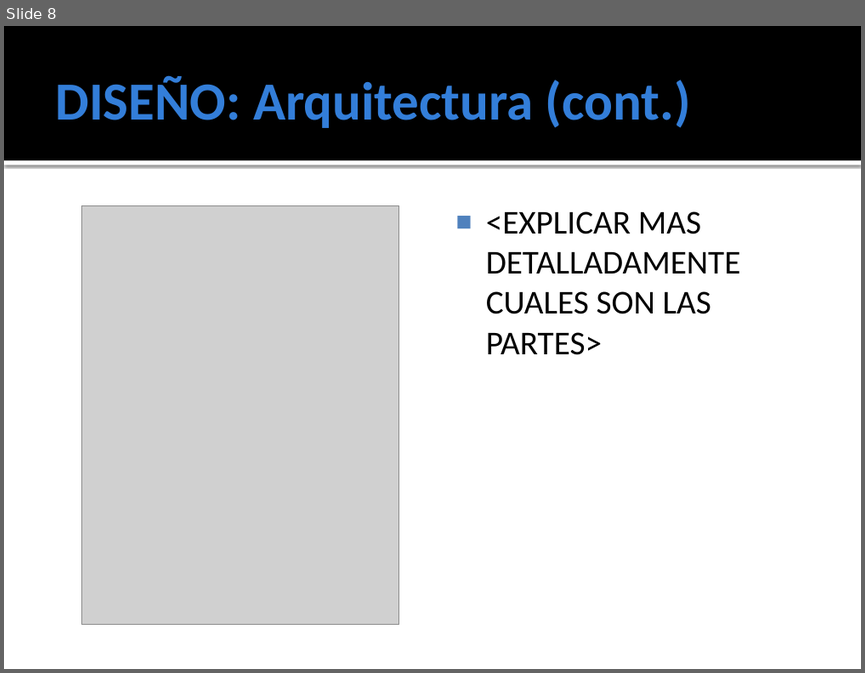
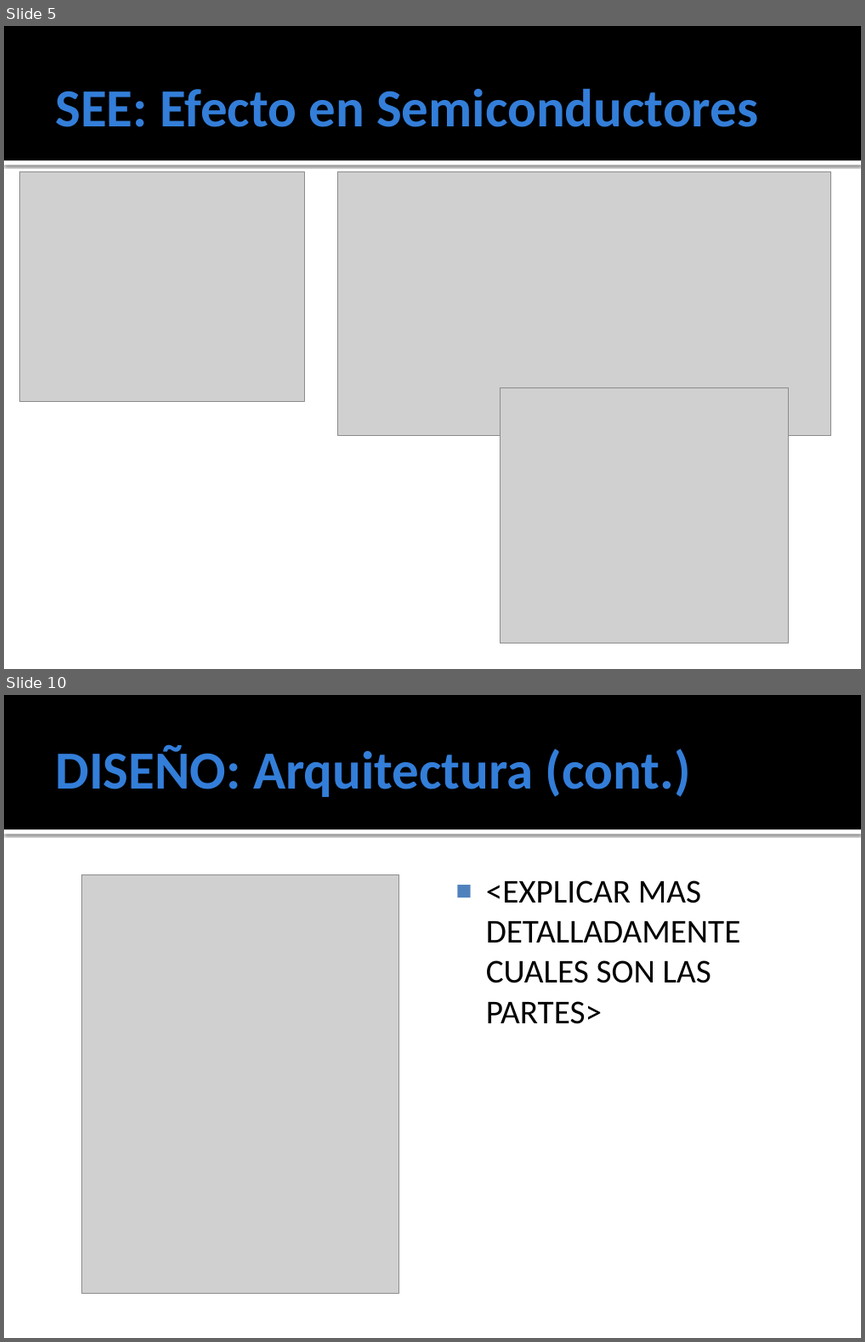
Before and after one commit to ginotkj/fiocs, a slide deck: Documentation/Documentacion/PRESENTACION_FABRI.pptx. Shown one above the other, each under a label of ours: slide 8 before the commit, slides 5 and 10 after it; the slides between them are not shown. The pictures are 865x673 and 865x1342 pixels, drawn with LibreOffice and Linux fonts; fonts in the diff are those of the drawing; grey boxes stand for pictures. Boxes give left, top, right and bottom in pixels: in the first picture for what was removed or moved away, otherwise in the second. Text is boxed around its words. In the diff, an @@ line names an element or a change of style, - is before the commit and + after.

```diff
--- a/Documentation/Documentacion/PRESENTACION_FABRI.pptx
+++ b/Documentation/Documentacion/PRESENTACION_FABRI.pptx
@@ slide 5 added at [4, 26, 861, 669], background #FFFFFF; not listed: 2 template elements that a slide beside it also shows @@
@@ title added at [55, 88, 758, 127], 45 pt, text #337ED9, bold @@
+SEE: Efecto en Semiconductores
@@ picture added at [19, 171, 304, 402] @@
@@ picture added at [338, 171, 831, 435] @@
@@ picture added at [500, 387, 789, 643] @@
@@ what was slide 8 is now slide 10 @@
```
Also in this commit, not shown: 6 slides changed, 2 other slides added, 1 slide removed, 2 other files.
